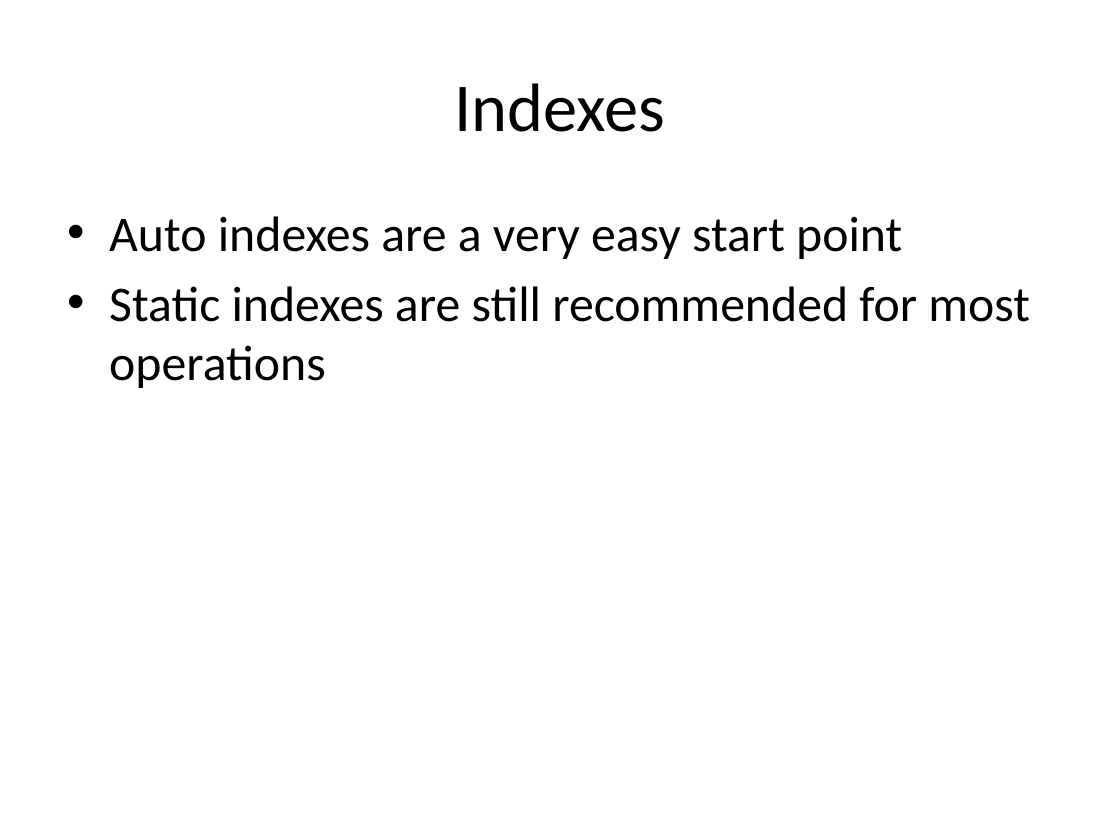
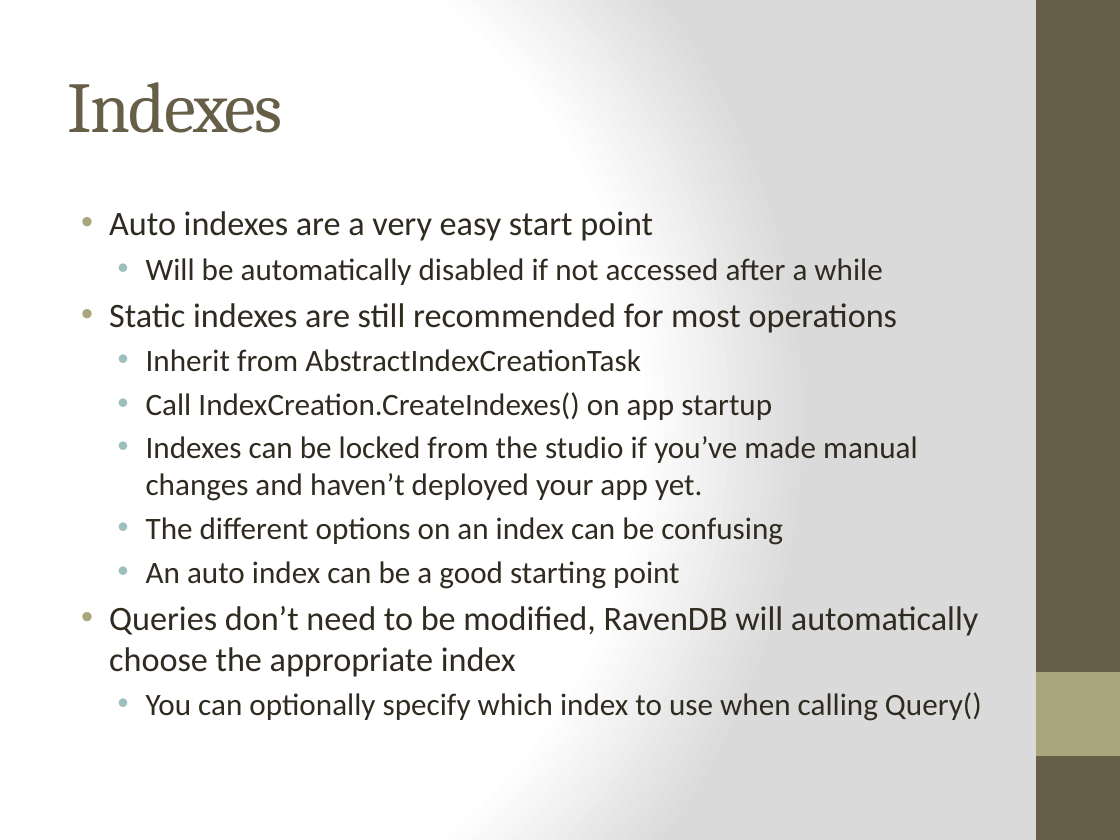
Before and after one commit to RyanHauert/presentations-ravendb, a slide deck: slide 4 of docs/RavenDB.pptx. Drawn at 1120x840 pixels with LibreOffice and Linux fonts; fonts in the diff are those of the drawing. Boxes give left, top, right and bottom in pixels: in the first picture for what was removed or moved away, otherwise in the second. Text is boxed around its words. In the diff, an @@ line names an element or a change of style, - is before the commit and + after.

```diff
--- a/docs/RavenDB.pptx
+++ b/docs/RavenDB.pptx
@@ background #FFFFFF to gradient #FFFFFF to #DADADA @@
@@ rectangle added at (1036,0,1120,840), fill #675E47 @@
@@ title "Indexes" at (67,82,283,133): size 44 to 46 pt, font Calibri to Cambria, text colour #000000 to #675E47, letter spacing 0 to -1 pt; alignment centre to left @@
@@ text at (109,211,898,333): size 32 to 22 pt, text colour #000000 to #2F2B20 in "Auto indexes are a very easy start ...", "Static indexes are still recommended for most ..."; indent changed; less space between paragraphs @@
@@ text at (146,258,882,285): paragraph added @@
+  • Will be automatically disabled if not accessed after a while
@@ text at (109,349,982,721): paragraphs added @@
+  • Inherit from AbstractIndexCreationTask
+  • Call IndexCreation.CreateIndexes() on app startup
+  • Indexes can be locked from the studio if you’ve made manual changes and haven’t deployed your app yet.
+  • The different options on an index can be confusing
+  • An auto index can be a good starting point
+• Queries don’t need to be modified, RavenDB will automatically choose the appropriate index
+  • You can optionally specify which index to use when calling Query()
@@ rectangle added at (1036,672,1120,756), fill #A9A57C @@
```
Also in this commit, not shown: 2 other slides changed, 5 slides added, 1 slide removed, 1 other file.
